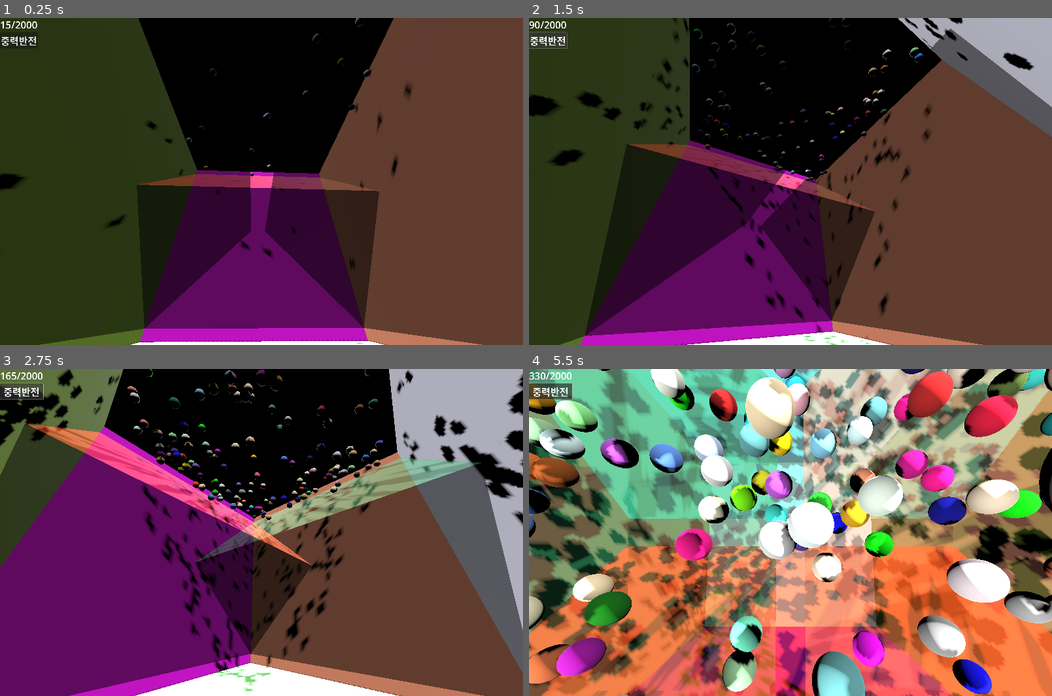
Above: before the commit, frames 1-4 (two rows, left to right).
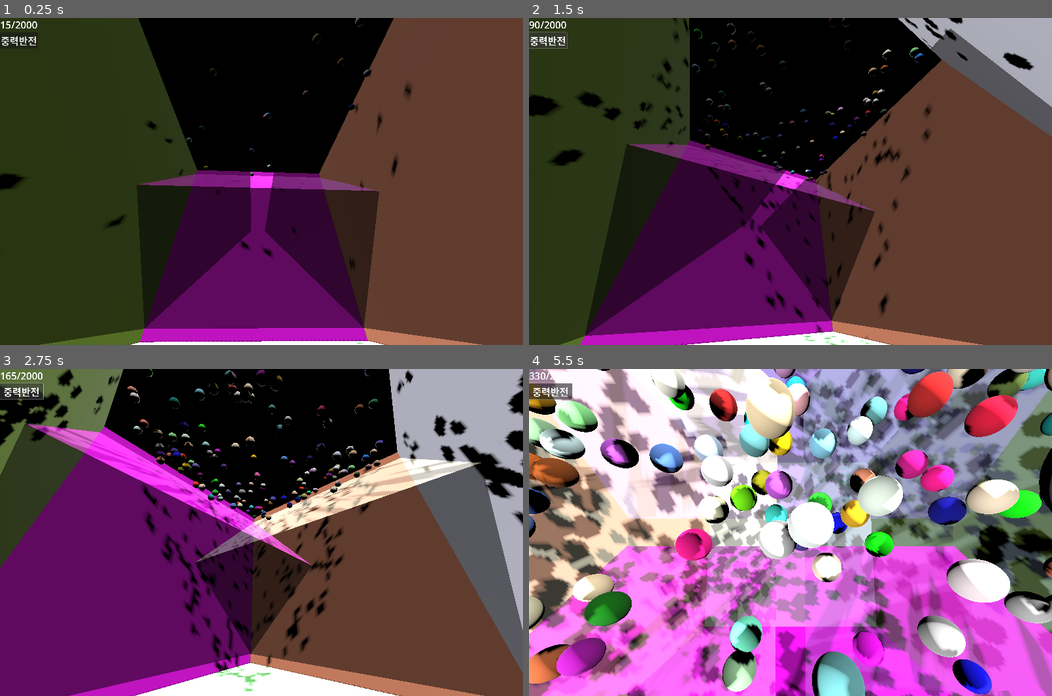
Above: after the commit, the same moments.

Repository: kasworld/gd4hourglass
Game: Godot game, scene res://main.tscn
The game is run twice, just before and just after one commit, with the same random seed, the same clock (stepped at 60 frames per second) and the same inputs.
Inputs (mouse positions are in pixels of both pictures, inside the frame that each line leads up to):
- Up to frame 1 (0.25 s): no input
- Up to frame 2 (1.5 s): click "중력반전" at 0.5 s; click "중력반전" at 1.25 s
- Up to frame 3 (2.75 s): click "중력반전" at 2 s
- Up to frame 4 (5.5 s): tap Enter at 2.75, 2.85, 3.6, 4.35, 5.1 s; move the mouse to (905, 516) at 2.77 s; click (905, 516) at 2.92 s; tap Space at 3.02, 3.77, 5.27 s; move the mouse to (685, 548) at 3.52 s; click (685, 548) at 3.67 s; move the mouse to (842, 460) at 4.27 s; click (842, 460) at 4.42 s; move the mouse to (764, 597) at 5.02 s; click (764, 597) at 5.17 s

The runs differ from the first frame. In frame 1, 1.3% of the frame differs, in the area x 26-73%, y 47-53%; in frame 2, 1.5%; in frame 3, 5.9%; in frame 4, 67%, in the area x 0-100%, y 0-100%.

Commit message:
rename to glass cube

Diff:
--- a/glass_plane.gd
+++ b/glass_cube.gd
@@ -1,14 +1,14 @@
 extends StaticBody3D
-class_name GlassPlane
+class_name GlassCube
 
 func _ready() -> void:
 	set_color( Color(NamedColorList.color_list.pick_random()[0], 0.5) )
 
-func set_material(mat :Material) -> GlassPlane:
+func set_material(mat :Material) -> GlassCube:
 	$MeshInstance3D.mesh.material = mat
 	return self
 
-func set_color(co :Color) -> GlassPlane:
+func set_color(co :Color) -> GlassCube:
 	$MeshInstance3D.mesh.material.albedo_color = co
 	return self
 
--- a/glass_plane.tscn
+++ b/glass_cube.tscn
@@ -1,6 +1,6 @@
 [gd_scene load_steps=6 format=3 uid="uid://2s14pnvkeo8t"]
 
-[ext_resource type="Script" uid="uid://dgv56oynu0gqa" path="res://glass_plane.gd" id="1_afi5d"]
+[ext_resource type="Script" uid="uid://dgv56oynu0gqa" path="res://glass_cube.gd" id="1_afi5d"]
 
 [sub_resource type="PhysicsMaterial" id="PhysicsMaterial_afi5d"]
 
@@ -18,7 +18,7 @@
 material = SubResource("StandardMaterial3D_afi5d")
 size = Vector3(20, 20, 20)
 
-[node name="GlassPlane" type="StaticBody3D"]
+[node name="GlassCube" type="StaticBody3D"]
 physics_material_override = SubResource("PhysicsMaterial_afi5d")
 script = ExtResource("1_afi5d")
 
--- a/main.tscn
+++ b/main.tscn
@@ -1,7 +1,7 @@
 [gd_scene load_steps=5 format=3 uid="uid://77755d2wkde0"]
 
 [ext_resource type="Script" uid="uid://7lxpeq7pdhao" path="res://main.gd" id="1_ig7tw"]
-[ext_resource type="PackedScene" uid="uid://2s14pnvkeo8t" path="res://glass_plane.tscn" id="3_1bvp3"]
+[ext_resource type="PackedScene" uid="uid://2s14pnvkeo8t" path="res://glass_cube.tscn" id="3_1bvp3"]
 [ext_resource type="PackedScene" uid="uid://dwv6qfmupuvqj" path="res://wall.tscn" id="3_h2yge"]
 
 [sub_resource type="Theme" id="Theme_h2yge"]
@@ -62,16 +62,16 @@
 layout_mode = 2
 text = "중력반전"
 
-[node name="GlassPlane" parent="." instance=ExtResource("3_1bvp3")]
+[node name="GlassCube1" parent="." instance=ExtResource("3_1bvp3")]
 transform = Transform3D(0.707107, -0.707107, 0, 0.707107, 0.707107, 0, 0, 0, 1, 15, 0, 0)
 
-[node name="GlassPlane2" parent="." instance=ExtResource("3_1bvp3")]
+[node name="GlassCube2" parent="." instance=ExtResource("3_1bvp3")]
 transform = Transform3D(0.707107, -0.707107, 0, 0.707107, 0.707107, 0, 0, 0, 1, -15, 0, 0)
 
-[node name="GlassPlane3" parent="." instance=ExtResource("3_1bvp3")]
+[node name="GlassCube3" parent="." instance=ExtResource("3_1bvp3")]
 transform = Transform3D(1, 0, 0, 0, 0.707107, -0.707107, 0, 0.707107, 0.707107, 0, 0, 15)
 
-[node name="GlassPlane4" parent="." instance=ExtResource("3_1bvp3")]
+[node name="GlassCube4" parent="." instance=ExtResource("3_1bvp3")]
 transform = Transform3D(1, 0, 0, 0, 0.707107, -0.707107, 0, 0.707107, 0.707107, 0, 0, -15)
 
 [connection signal="pressed" from="왼쪽패널/중력반전" to="." method="_on_중력반전_pressed"]
Renamed: glass_plane.gd.uid -> glass_cube.gd.uid
